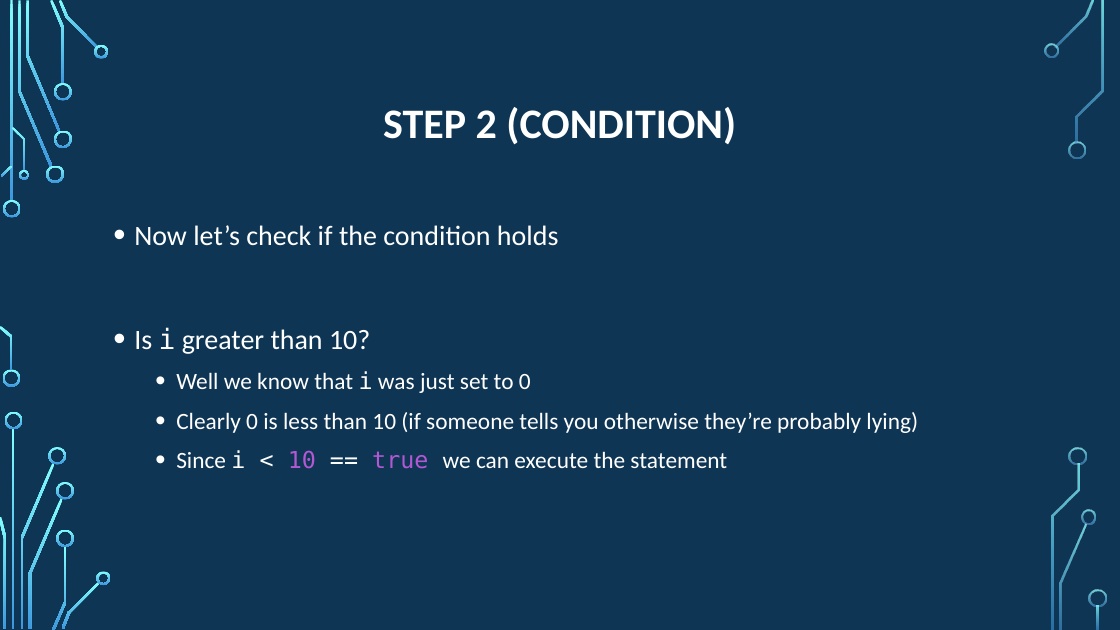
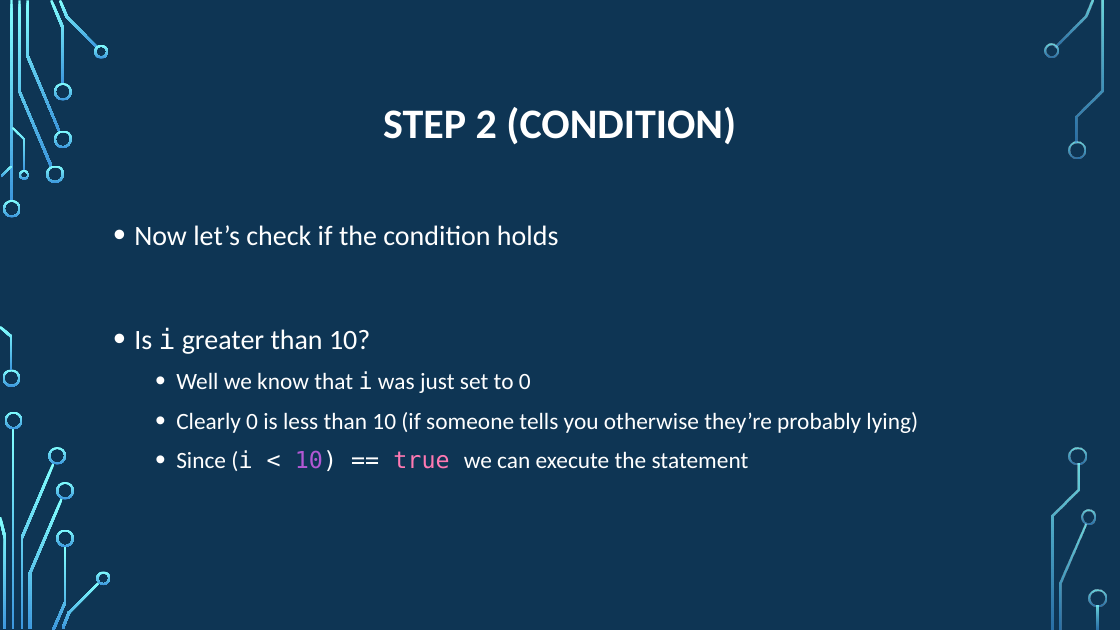
Before and after one commit to psypdt/ZIS_C-_Summer_Course_2019, a slide deck: slide 29 of Day_3/Day_3.pptx. Drawn at 1120x630 pixels with LibreOffice and Linux fonts; fonts in the diff are those of the drawing; background and template pictures are left out. Boxes give left, top, right and bottom in pixels: in the first picture for what was removed or moved away, otherwise in the second. Text is boxed around its words. In the diff, an @@ line names an element or a change of style, - is before the commit and + after.

```diff
--- a/Day_3/Day_3.pptx
+++ b/Day_3/Day_3.pptx
@@ text at (176, 450, 749, 471): text changed @@
-  • Since i < 10 == true we can execute the statement
+  • Since (i < 10) == true we can execute the statement
```
Also in this commit, not shown: 22 other slides changed, 4 slides added.
